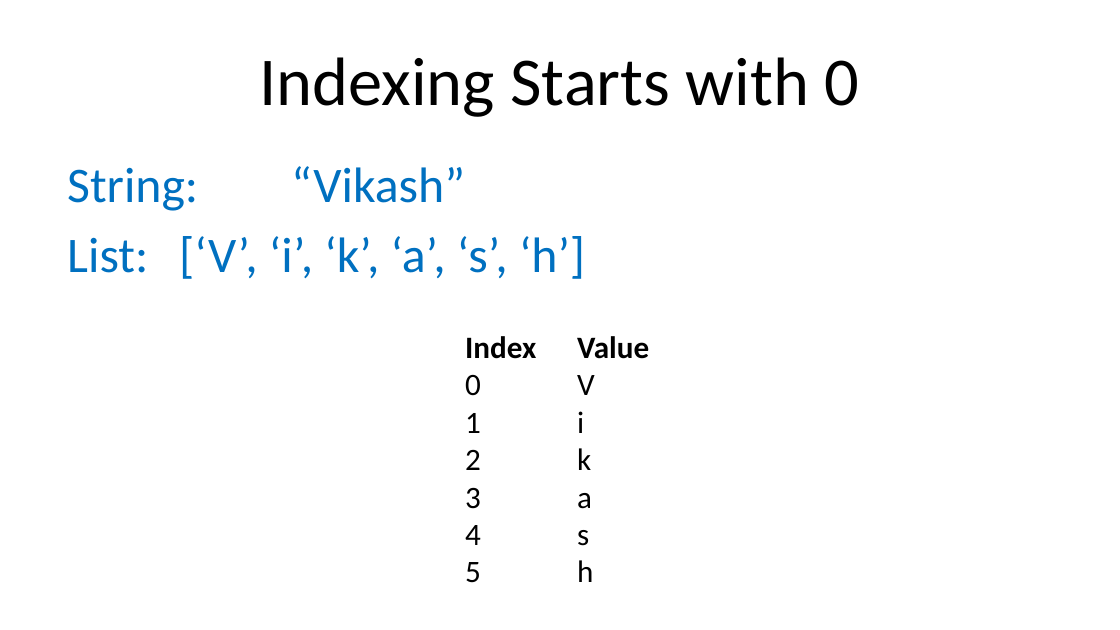
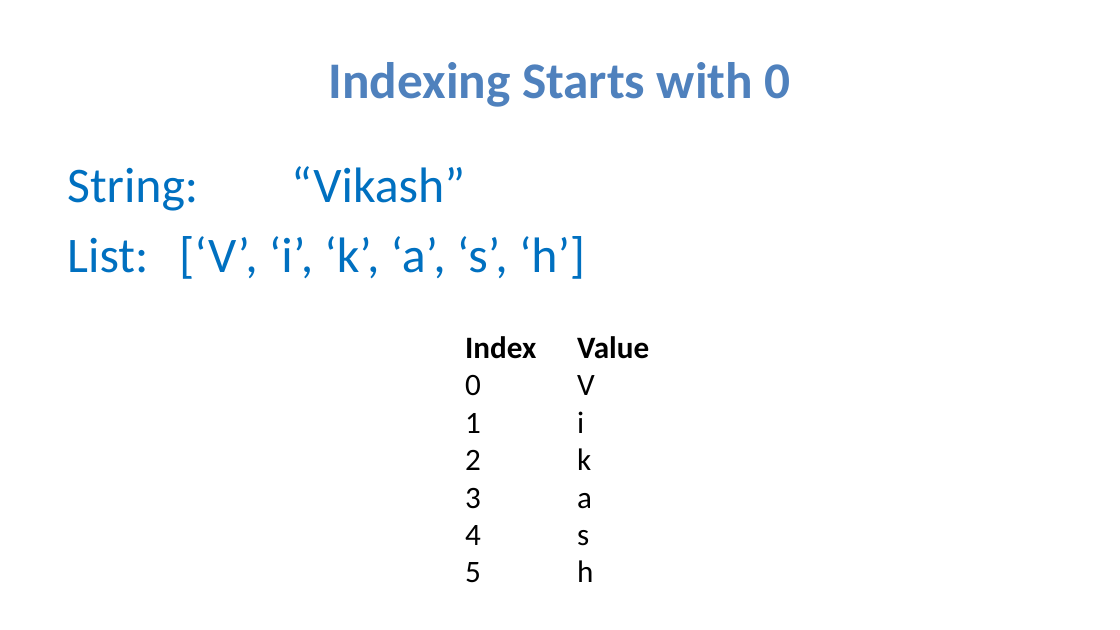
Before and after one commit to julienPalleau/Udemy, a slide deck: slide 9 of PythonParLaPratique 101 exercices/Python in 90 minutes [Enregistrement automatique].pptx. Drawn at 1120x630 pixels with LibreOffice and Linux fonts; fonts in the diff are those of the drawing. Boxes give left, top, right and bottom in pixels: in the first picture for what was removed or moved away, otherwise in the second. Text is boxed around its words. In the diff, an @@ line names an element or a change of style, - is before the commit and + after.

```diff
--- a/PythonParLaPratique 101 exercices/Python in 90 minutes [Enregistrement automatique].pptx
+++ b/PythonParLaPratique 101 exercices/Python in 90 minutes [Enregistrement automatique].pptx
@@ title "Indexing Starts with 0" at (329, 62, 791, 107): size 44 to 33 pt, text colour #000000 to #4F81BD, bold on @@
```
Also in this commit, not shown: 49 other slides changed, 1 slide added, 4 other files.
